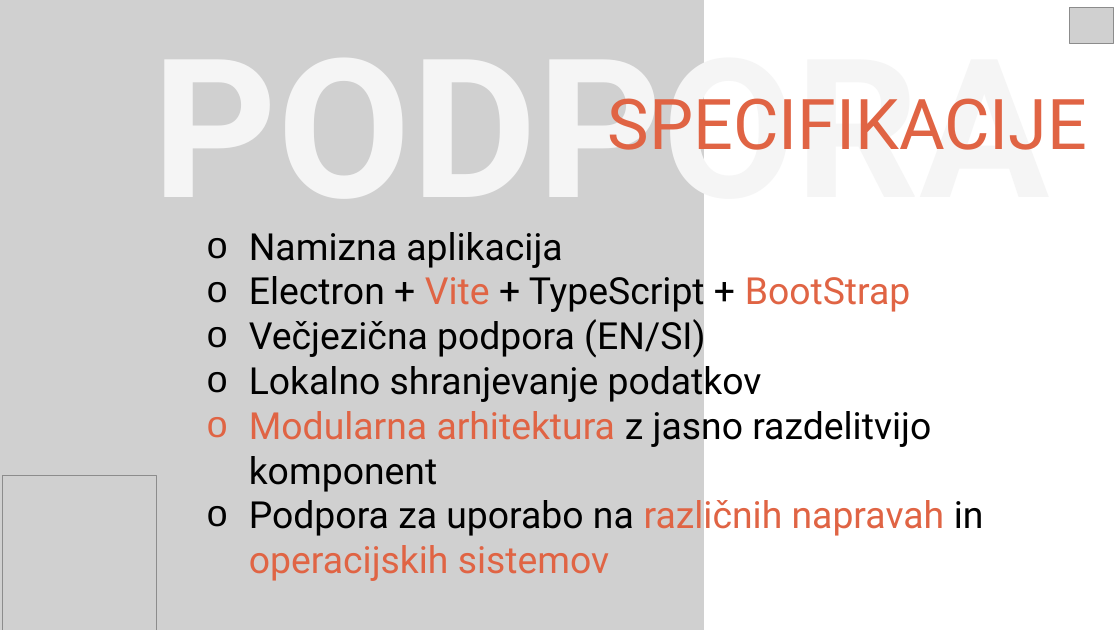
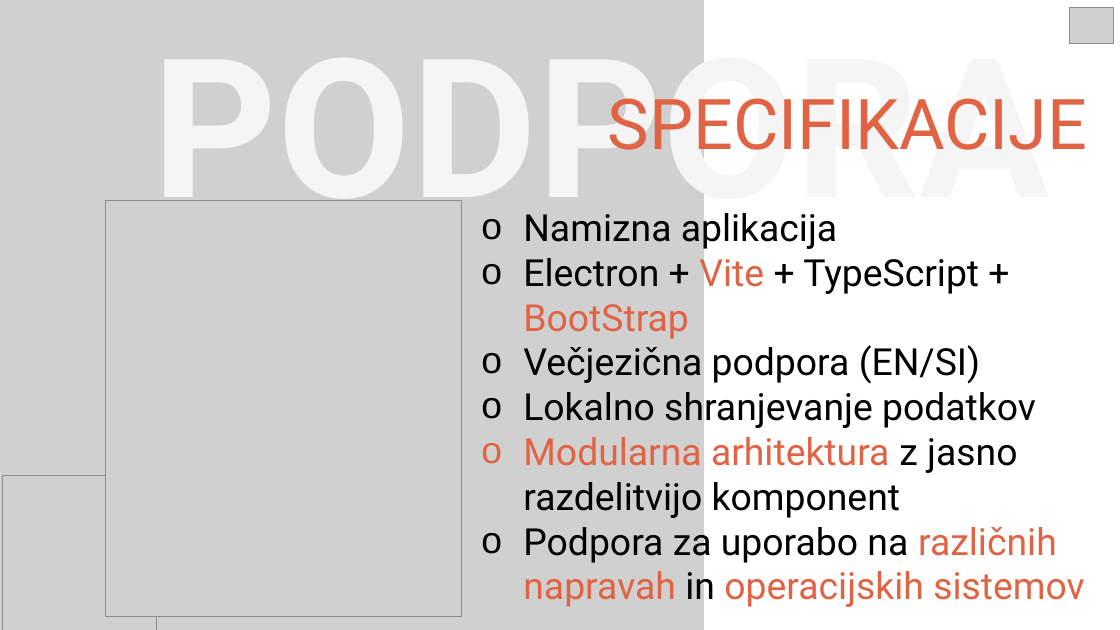
Before and after one commit to neoxk/gazepro, a slide deck: slide 5 of _PROMOCIJA/Predstavitev/GazePro - Predstavitev.pptx. Drawn at 1120x630 pixels with LibreOffice and Linux fonts; fonts in the diff are those of the drawing; grey boxes stand for pictures. Boxes give left, top, right and bottom in pixels: in the first picture for what was removed or moved away, otherwise in the second. Text is boxed around its words. In the diff, an @@ line names an element or a change of style, - is before the commit and + after.

```diff
--- a/_PROMOCIJA/Predstavitev/GazePro - Predstavitev.pptx
+++ b/_PROMOCIJA/Predstavitev/GazePro - Predstavitev.pptx
@@ picture added at box(105, 200, 461, 617) @@
@@ text "Namizna aplikacija" rewrapped from box(249, 232, 984, 581) to box(523, 206, 1084, 609) @@
```
Also in this commit, not shown: 2 other slides changed, 4 other files.
